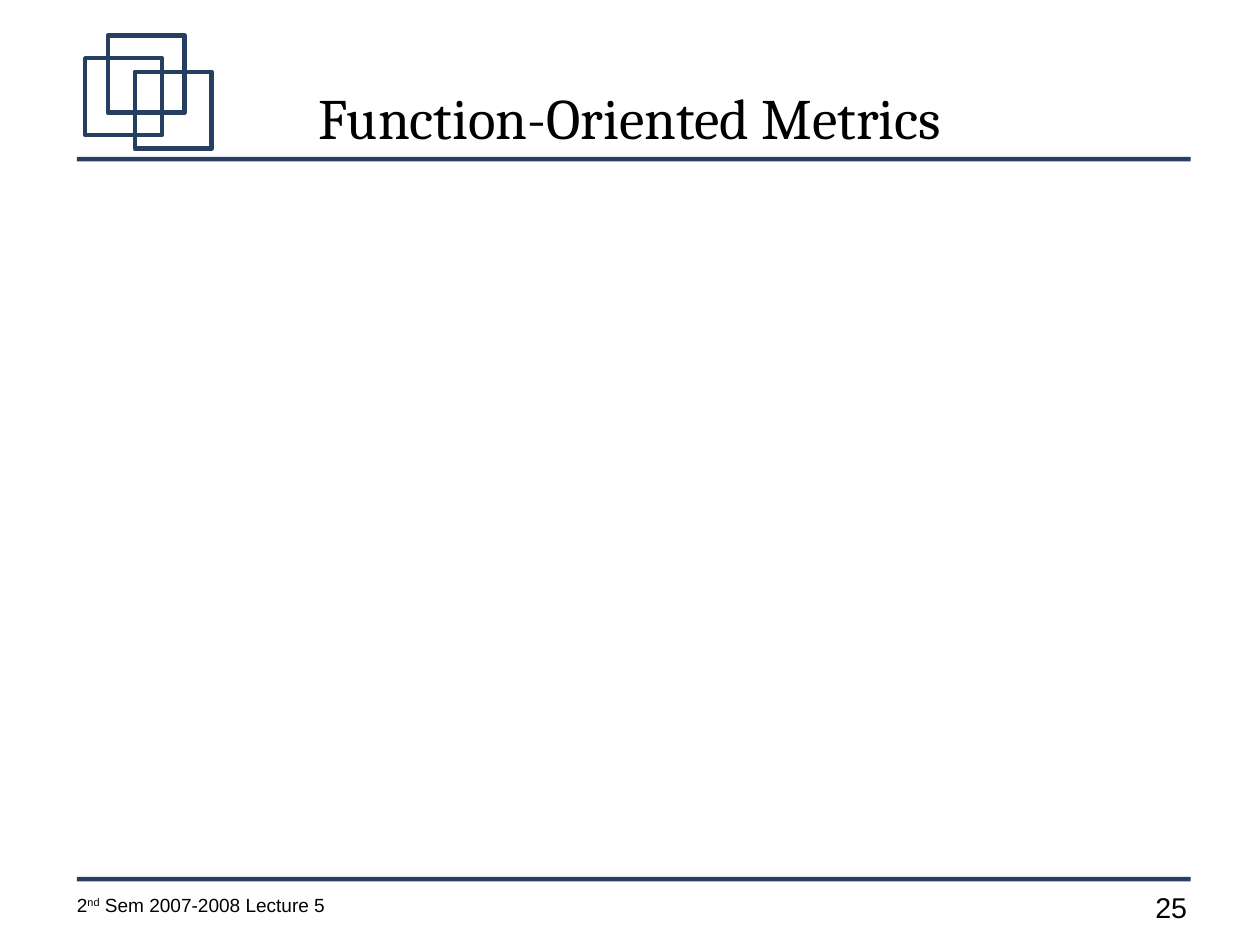
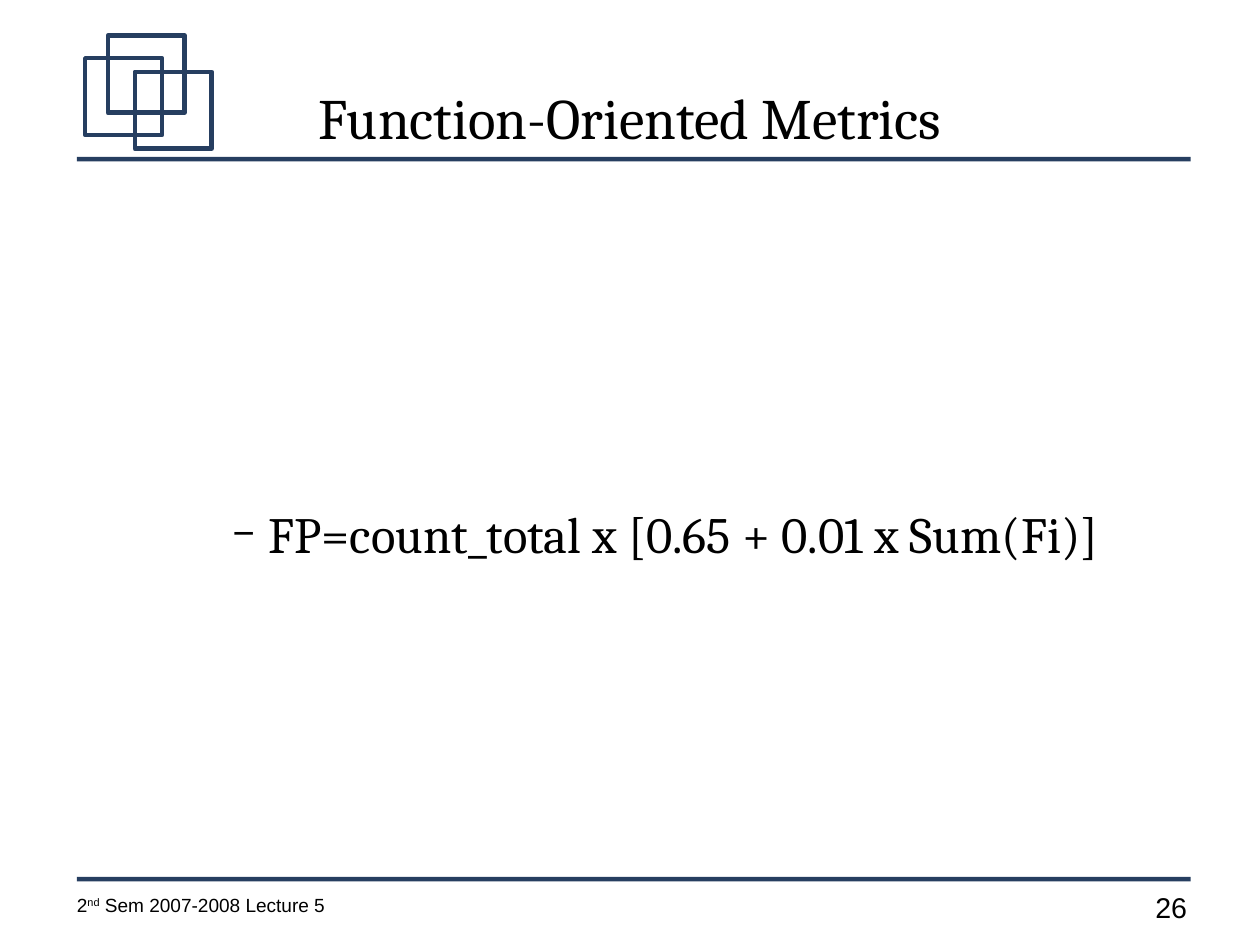
Before and after one commit to jachermocilla/jach-homepage, a slide deck: slide 26 of CMSC128-2nd-Sem-2007-L5.odp (slide 25 before the commit). Drawn at 1260x945 pixels with LibreOffice and Linux fonts; fonts in the diff are those of the drawing. Boxes give left, top, right and bottom in pixels: in the first picture for what was removed or moved away, otherwise in the second. Text is boxed around its words. In the diff, an @@ line names an element or a change of style, - is before the commit and + after.

```diff
--- a/CMSC128-2nd-Sem-2007-L5.odp
+++ b/CMSC128-2nd-Sem-2007-L5.odp
@@ subtitle added at (269,517,1099,560), 32 pt, text #000000 @@
+  − FP=count_total x [0.65 + 0.01 x Sum(Fi)]
@@ page number at (1155,898,1187,919): text changed @@
-25
+26
```
Also in this commit, not shown: 2 other slides changed, 11 slides added, 1 slide removed.
